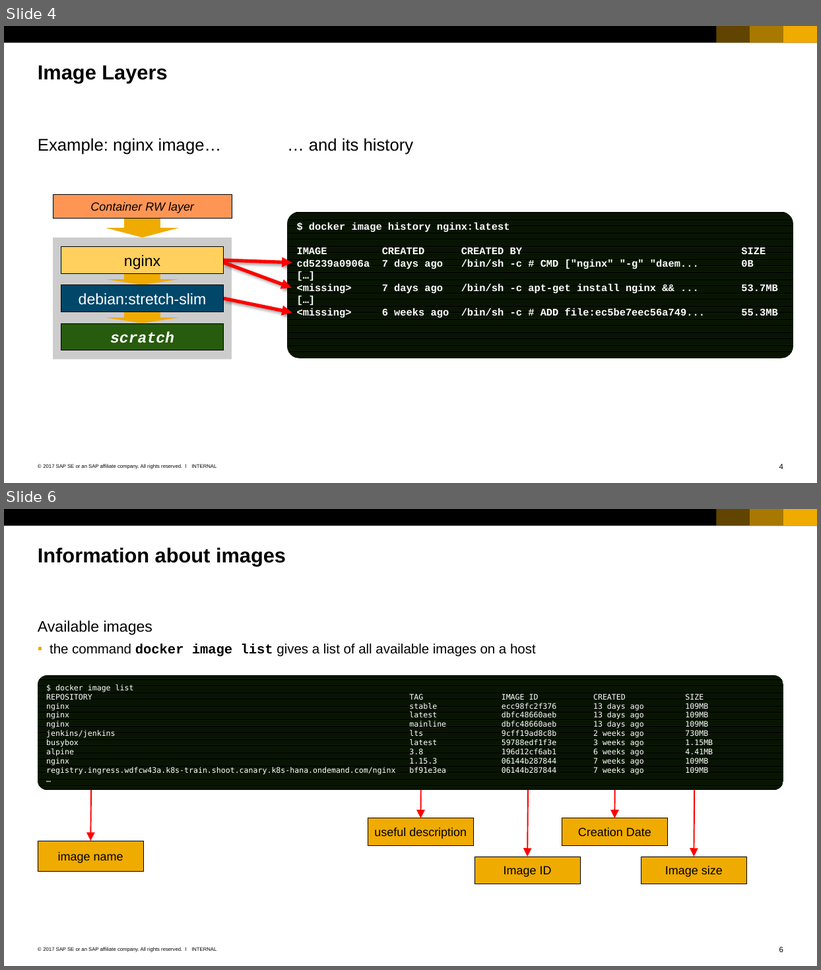
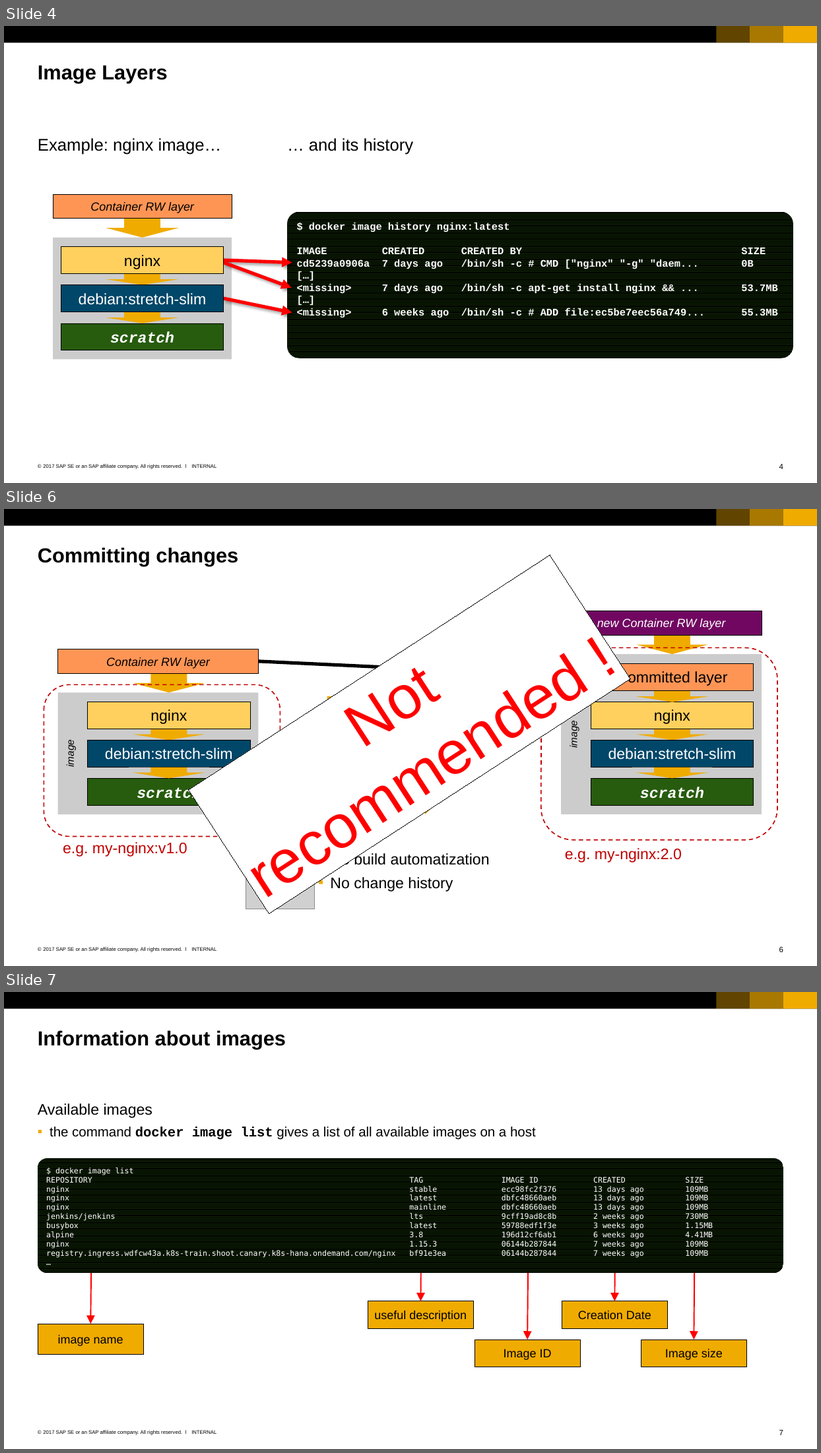
Before and after one commit to cuijiyao01/docker-k8s-training, a slide deck: docker/03_Images.pptx. Shown one above the other, each under a label of ours: slides 4 and 6 before the commit, slides 4, 6 and 7 after it; the slides between them are not shown. The pictures are 821x970 and 821x1453 pixels, drawn with LibreOffice and Linux fonts; fonts in the diff are those of the drawing; grey boxes stand for pictures. Boxes give left, top, right and bottom in pixels: in the first picture for what was removed or moved away, otherwise in the second. Text is boxed around its words. In the diff, an @@ line names an element or a change of style, - is before the commit and + after.

Commit message:
minor updates to docker images slides

```diff
--- a/docker/03_Images.pptx
+++ b/docker/03_Images.pptx
@@ slide 6 added at <box>4,509,817,966</box>, background #FFFFFF; not listed: 7 template elements that a slide beside it also shows @@
@@ title added at <box>38,547,238,566</box>, 24 pt, text #000000, bold @@
+Committing changes
@@ rectangle added at <box>189,555,630,913</box>, fill #FFFFFF, outline #000000 0.75 pt, 72 pt, text #FF0000 @@
+Not recommended !
@@ rectangle added at <box>561,611,762,635</box>, fill #710761, outline #000000 0.5 pt, 14 pt, text #FFFFFF, italic @@
+new Container RW layer
@@ down arrow added at <box>636,635,709,654</box>, fill #F0AB00 @@
@@ rectangle added at <box>57,649,258,673</box>, fill #FF9555, outline #000000 0.5 pt, 14 pt, text #000000, italic @@
+Container RW layer
@@ arrow added from (259, 661) to (591, 677), #000000 4 pt @@
@@ rounded rectangle added at <box>541,648,778,840</box>, outline #C00000 1.25 pt dashed @@
@@ rectangle added at <box>561,654,762,815</box>, fill #CCCCCC, 12 pt, text #000000, italic @@
+image
@@ rectangle added at <box>591,663,754,690</box>, fill #FF9555, outline #000000 0.5 pt, 18 pt, text #000000 @@
+Committed layer
@@ rounded rectangle added at <box>44,685,280,836</box>, outline #C00000 1.25 pt dashed @@
@@ down arrow added at <box>133,673,205,692</box>, fill #F0AB00 @@
@@ right arrow added at <box>327,677,494,815</box>, fill #F0AB00, 24 pt, text #000000, bold @@
+commit
@@ rectangle added at <box>57,692,258,815</box>, fill #CCCCCC, 12 pt, text #000000, italic @@
+image
@@ rectangle added at <box>88,702,250,728</box>, fill #FFD05D, outline #000000 0.5 pt, 18 pt, text #000000 @@
+nginx
@@ rectangle added at <box>591,702,754,728</box>, fill #FFD05D, outline #000000 0.5 pt, 18 pt, text #000000 @@
+nginx
@@ down arrow added at <box>636,691,709,702</box>, fill #F0AB00 @@
@@ rectangle added at <box>88,740,250,767</box>, fill #00476A, outline #000000 0.5 pt, 18 pt, text #FFFFFF @@
+debian:stretch-slim
@@ down arrow added at <box>133,728,205,740</box>, fill #F0AB00 @@
@@ rectangle added at <box>591,740,754,767</box>, fill #00476A, outline #000000 0.5 pt, 18 pt, text #FFFFFF @@
+debian:stretch-slim
@@ down arrow added at <box>636,728,709,740</box>, fill #F0AB00 @@
@@ rectangle added at <box>88,778,250,805</box>, fill #285C0E, outline #000000 0.5 pt, 18 pt, text #FFFFFF, bold, italic @@
+scratch
@@ down arrow added at <box>133,767,205,778</box>, fill #F0AB00 @@
@@ rectangle added at <box>591,778,754,805</box>, fill #285C0E, outline #000000 0.5 pt, 18 pt, text #FFFFFF, bold, italic @@
+scratch
@@ down arrow added at <box>636,767,709,778</box>, fill #F0AB00 @@
@@ text added at <box>63,842,187,857</box>, 18 pt, text #C00000 @@
+e.g. my-nginx:v1.0
@@ picture added at <box>246,840,314,909</box> @@
@@ text added at <box>330,853,490,892</box>, 18 pt, text #000000 @@
+  ▪ No build automatization
+  ▪ No change history
@@ text added at <box>565,848,682,863</box>, 18 pt, text #C00000 @@
+e.g. my-nginx:2.0
@@ what was slide 6 is now slide 7 @@
@@ page number at <box>780,1430,783,1436</box>: text changed @@
-6
+7
```
Also in this commit, not shown: 1 slide changed.
